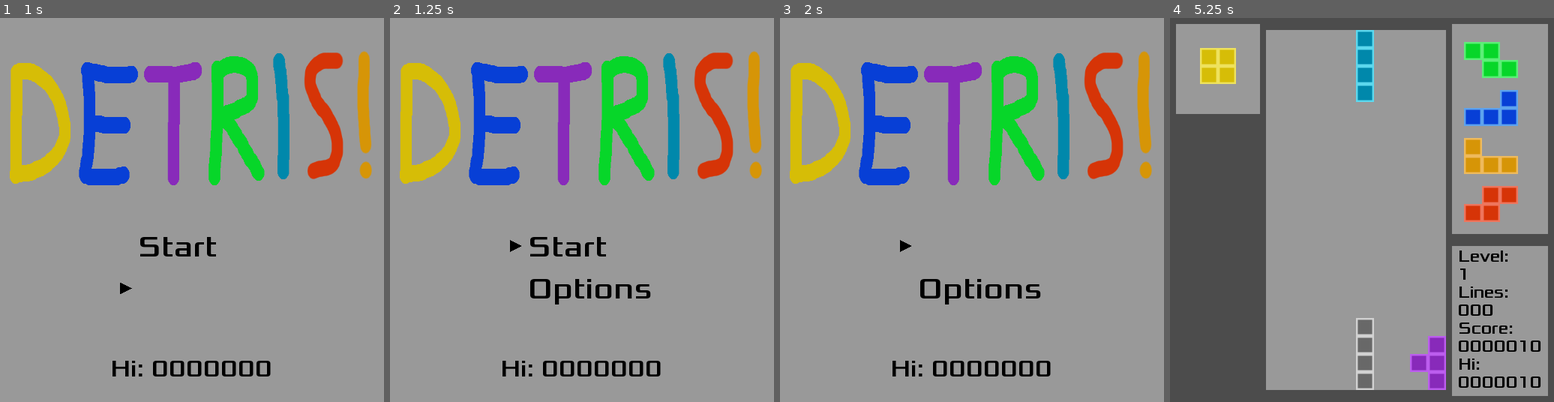
Above: before the commit, frames 1-4 (left to right).
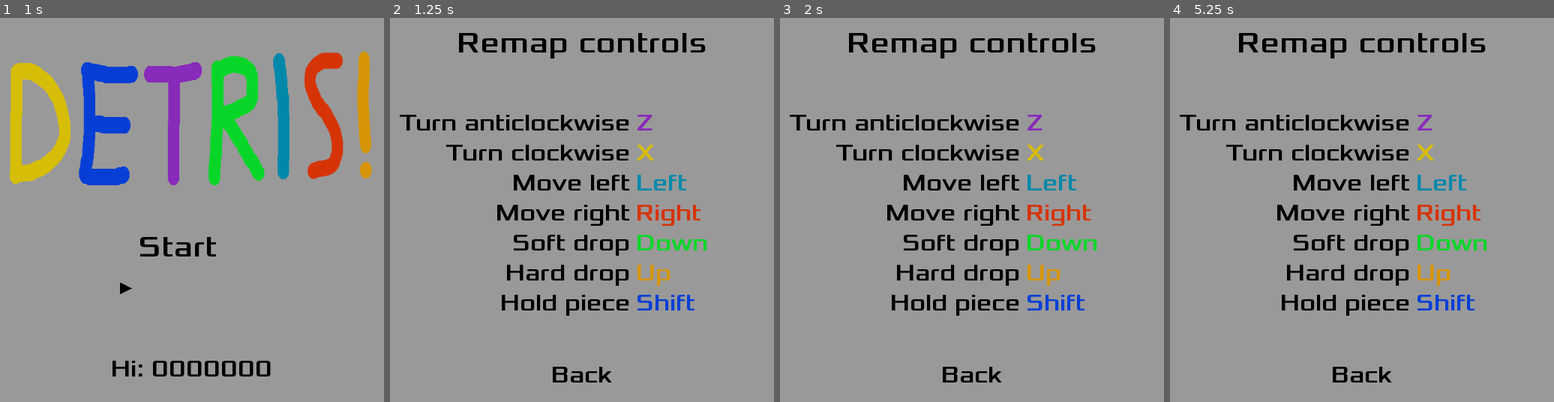
Above: after the commit, the same moments.

Repository: Boyquotes/Godot-Detris
Game: Godot game, scene res://TitleScreen.tscn
Two runs of this game, one before a commit and one after it. Both use one fixed random seed, a clock stepped at 60 frames per second and the inputs below. The project has no main scene, so this scene is started directly. Sound files missing from this copy of the repository are replaced by a short silence.
Inputs:
- Up to frame 1 (1 s): tap Enter at 0.5 s; hold Up (ui_up) from 0.53 s (still down); tap Z (mino_anticlockwise) at 0.6 s
- Up to frame 2 (1.25 s): keep holding Up (ui_up)
- Up to frame 3 (2 s): keep holding Up (ui_up); tap X (mino_clockwise) at 1.35 s
- Up to frame 4 (5.25 s): release Up (ui_up) at 2.03 s; hold A (mino_left) 2.03-3.53 s; tap W (mino_hard_drop) at 2.1 s; tap Shift (mino_hold) at 2.85 s; tap Space at 3.5 s; hold Down (ui_down) 3.53-4.28 s; tap S (mino_soft_drop) at 3.6 s; tap Enter at 4.25 s; hold D (mino_right) 4.28-5.03 s; tap Z (mino_anticlockwise) at 4.35 s; hold Up (ui_up) from 5.03 s (still down); tap X (mino_clockwise) at 5.1 s

Frame 1 is identical in both runs. In frame 2, 20% of the frame differs, in the area x 2-97%, y 3-95%; in frame 3, 20%; in frame 4, 42%, in the area x 0-100%, y 0-100%.

Commit message:
Create InputMapScreen

Diff:
--- a/Global.gd
+++ b/Global.gd
@@ -31,7 +31,7 @@
 var title_scene : PackedScene = preload("res://TitleScreen.tscn")
 var title_options := {
 	"Start": preload("res://Playfield.tscn"),
-	"Options": preload("res://TitleScreen.tscn"),
+	"Options": preload("res://InputMapScreen.tscn"),
 }
 
 
--- /dev/null
+++ b/InputMapScreen.tscn
@@ -0,0 +1,202 @@
+[gd_scene load_steps=5 format=2]
+
+[ext_resource path="res://fonts/Xolonium-Regular.ttf" type="DynamicFontData" id=1]
+
+[sub_resource type="DynamicFont" id=1]
+size = 32
+font_data = ExtResource( 1 )
+
+[sub_resource type="Theme" id=2]
+Label/fonts/font = SubResource( 1 )
+
+[sub_resource type="DynamicFont" id=3]
+size = 40
+font_data = ExtResource( 1 )
+
+[node name="InputMapScreen" type="Node2D"]
+
+[node name="Control" type="Control" parent="."]
+margin_right = 512.0
+margin_bottom = 512.0
+theme = SubResource( 2 )
+__meta__ = {
+"_edit_use_anchors_": false
+}
+
+[node name="Panel" type="Panel" parent="Control"]
+anchor_right = 1.0
+anchor_bottom = 1.0
+
+[node name="Title" type="Label" parent="Control"]
+anchor_right = 1.0
+margin_top = 8.0
+margin_bottom = 57.0
+custom_fonts/font = SubResource( 3 )
+text = "Remap controls"
+align = 1
+
+[node name="TurnLeft" type="Label" parent="Control"]
+anchor_left = 0.5
+anchor_top = 0.5
+anchor_right = 0.5
+anchor_bottom = 0.5
+margin_left = -248.0
+margin_top = -136.0
+margin_right = 64.0
+margin_bottom = -97.0
+text = "Turn anticlockwise"
+align = 2
+__meta__ = {
+"_edit_use_anchors_": false
+}
+
+[node name="ButtonName" type="Label" parent="Control/TurnLeft"]
+margin_left = 320.0
+margin_right = 360.0
+margin_bottom = 39.0
+custom_colors/font_color = Color( 0.533333, 0.164706, 0.729412, 1 )
+text = "Z"
+__meta__ = {
+"_edit_use_anchors_": false
+}
+
+[node name="TurnRight" type="Label" parent="Control"]
+anchor_left = 0.5
+anchor_top = 0.5
+anchor_right = 0.5
+anchor_bottom = 0.5
+margin_left = -192.0
+margin_top = -96.0
+margin_right = 64.0
+margin_bottom = -57.0
+text = "Turn clockwise"
+align = 2
+__meta__ = {
+"_edit_use_anchors_": false
+}
+
+[node name="ButtonName" type="Label" parent="Control/TurnRight"]
+margin_left = 264.0
+margin_right = 304.0
+margin_bottom = 39.0
+custom_colors/font_color = Color( 0.839216, 0.741176, 0.027451, 1 )
+text = "X"
+
+[node name="MoveLeft" type="Label" parent="Control"]
+anchor_left = 0.5
+anchor_top = 0.5
+anchor_right = 0.5
+anchor_bottom = 0.5
+margin_left = -96.0
+margin_top = -56.0
+margin_right = 64.0
+margin_bottom = -17.0
+text = "Move left"
+align = 2
+__meta__ = {
+"_edit_use_anchors_": false
+}
+
+[node name="ButtonName" type="Label" parent="Control/MoveLeft"]
+margin_left = 168.0
+margin_right = 236.0
+margin_bottom = 39.0
+custom_colors/font_color = Color( 0, 0.533333, 0.670588, 1 )
+text = "Left"
+
+[node name="MoveRight" type="Label" parent="Control"]
+anchor_left = 0.5
+anchor_top = 0.5
+anchor_right = 0.5
+anchor_bottom = 0.5
+margin_left = -120.0
+margin_top = -16.0
+margin_right = 64.0
+margin_bottom = 23.0
+text = "Move right"
+align = 2
+__meta__ = {
+"_edit_use_anchors_": false
+}
+
+[node name="ButtonName" type="Label" parent="Control/MoveRight"]
+margin_left = 192.0
+margin_right = 279.0
+margin_bottom = 39.0
+custom_colors/font_color = Color( 0.839216, 0.203922, 0.027451, 1 )
+text = "Right"
+
+[node name="SoftDrop" type="Label" parent="Control"]
+anchor_left = 0.5
+anchor_top = 0.5
+anchor_right = 0.5
+anchor_bottom = 0.5
+margin_left = -96.0
+margin_top = 24.0
+margin_right = 64.0
+margin_bottom = 63.0
+text = "Soft drop"
+align = 2
+__meta__ = {
+"_edit_use_anchors_": false
+}
+
+[node name="ButtonName" type="Label" parent="Control/SoftDrop"]
+margin_left = 168.0
+margin_right = 264.0
+margin_bottom = 39.0
+custom_colors/font_color = Color( 0.027451, 0.839216, 0.160784, 1 )
+text = "Down"
+
+[node name="HardDrop" type="Label" parent="Control"]
+anchor_left = 0.5
+anchor_top = 0.5
+anchor_right = 0.5
+anchor_bottom = 0.5
+margin_left = -104.0
+margin_top = 64.0
+margin_right = 64.0
+margin_bottom = 103.0
+text = "Hard drop"
+align = 2
+__meta__ = {
+"_edit_use_anchors_": false
+}
+
+[node name="ButtonName" type="Label" parent="Control/HardDrop"]
+margin_left = 176.0
+margin_right = 223.0
+margin_bottom = 39.0
+custom_colors/font_color = Color( 0.839216, 0.584314, 0.027451, 1 )
+text = "Up"
+
+[node name="Hold" type="Label" parent="Control"]
+anchor_left = 0.5
+anchor_top = 0.5
+anchor_right = 0.5
+anchor_bottom = 0.5
+margin_left = -112.0
+margin_top = 104.0
+margin_right = 64.0
+margin_bottom = 143.0
+text = "Hold piece"
+align = 2
+__meta__ = {
+"_edit_use_anchors_": false
+}
+
+[node name="ButtonName" type="Label" parent="Control/Hold"]
+margin_left = 184.0
+margin_right = 263.0
+margin_bottom = 39.0
+custom_colors/font_color = Color( 0.027451, 0.247059, 0.839216, 1 )
+text = "Shift"
+
+[node name="Back" type="Label" parent="Control"]
+anchor_top = 1.0
+anchor_right = 1.0
+anchor_bottom = 1.0
+margin_top = -56.0
+margin_bottom = -17.0
+text = "Back"
+align = 1
